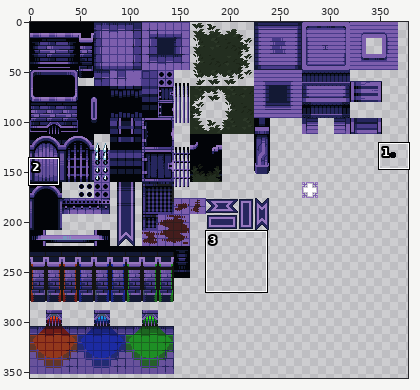
Sprite sheet -- Assets/Sprites/Tiles.png. Above: a wide view before the commit, with the close-up outlined.
Close-up. The starting point:
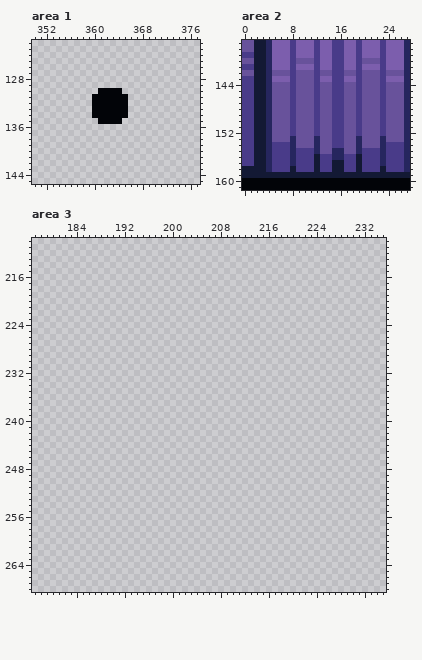
The file is 400x400 pixels. Colours within 5 levels of each other are drawn and written as one. Shown: area 1: x 350..377, y 122..145; area 2: x 0..27, y 137..161; area 3: x 177..235, y 210..268. The wide view leaves out empty margins.
Now the later version:
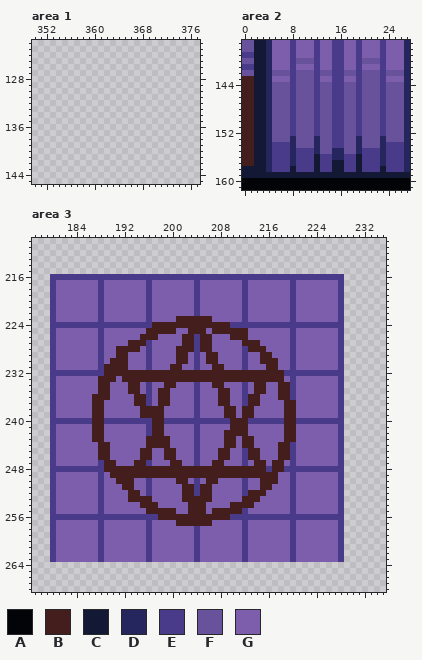
Palette (. is transparent): A #020408  B #441d1d  C #131934  D #26265e  E #493b89  F #68529b  G #7c5ead
The exact change:
Changed rows in their new state; - is an unchanged pixel.
Area 1:
first column x 360:
130 -....-
131 ......
132 ......
133 ......
134 ......
135 -....-
Area 2:
first column x 0:
143 BB
144 BB
145 BB
146 BB
147 BB
148 BB
149 BB
150 BB
151 BB
152 BB
153 BB
154 BB
155 BB
156 BB
157 BB
Area 3:
first column x 180:
216 EEEEEEEEEEEEEEEEEEEEEEEEEEEEEEEEEEEEEEEEEEEEEEEEE
217 EGGGGGGGEGGGGGGGEGGGGGGGEGGGGGGGEGGGGGGGEGGGGGGGE
218 EGGGGGGGEGGGGGGGEGGGGGGGEGGGGGGGEGGGGGGGEGGGGGGGE
219 EGGGGGGGEGGGGGGGEGGGGGGGEGGGGGGGEGGGGGGGEGGGGGGGE
220 EGGGGGGGEGGGGGGGEGGGGGGGEGGGGGGGEGGGGGGGEGGGGGGGE
221 EGGGGGGGEGGGGGGGEGGGGGGGEGGGGGGGEGGGGGGGEGGGGGGGE
222 EGGGGGGGEGGGGGGGEGGGGGGGEGGGGGGGEGGGGGGGEGGGGGGGE
223 EGGGGGGGEGGGGGGGEGGGGBBBBBBGGGGGEGGGGGGGEGGGGGGGE
224 EEEEEEEEEEEEEEEEEBBBBBBBBBBBBBEEEEEEEEEEEEEEEEEEE
225 EGGGGGGGEGGGGGGGBBBBBGGBBBGBBBBBBGGGGGGGEGGGGGGGE
226 EGGGGGGGEGGGGGGBBBGGGGBBEBBGGGBBBGGGGGGGEGGGGGGGE
227 EGGGGGGGEGGGGBBBEGGGGGBBEBBGGGGGBBBGGGGGEGGGGGGGE
228 EGGGGGGGEGGBBBBGEGGGGBBBEBBGGGGGEBBBGGGGEGGGGGGGE
229 EGGGGGGGEGGBBGGGEGGGGBBGEGBBGGGGEGGBBGGGEGGGGGGGE
230 EGGGGGGGEGBBBGGGEGGGGBBGEGBBGGGGEGGBBBGGEGGGGGGGE
231 EGGGGGGGEBBBBGGGEGGGBBGGEGGBBGGGEGGGBBGGEGGGGGGGE
232 EEEEEEEEEBBBBBBBBBBBBBBBBBBBBBBBBBBBBBBEEEEEEEEEE
233 EGGGGGGGBBBGBBBBBBBBBBBBBBBBBBBBBBBBBBBGEGGGGGGGE
234 EGGGGGGGBBGGGBBGEGGBBGGGEGGBBGGGEGBBGGBBEGGGGGGGE
235 EGGGGGGGBBGGGBBGEGBBGGGGEGGGBBGGEGBBGGBBEGGGGGGGE
236 EGGGGGGBBBGGGGBBEGBBGGGGEGGGBBGGEBBGGGBBEGGGGGGGE
237 EGGGGGGBBGGGGGBBEGBBGGGGEGGGBBGGEBBGGGGBBGGGGGGGE
238 EGGGGGGBBGGGGGGBBBBGGGGGEGGGGBBGBBGGGGGBBGGGGGGGE
239 EGGGGGGBBGGGGGGBBBBGGGGGEGGGGBBGBBGGGGGBBGGGGGGGE
240 EEEEEEEBBEEEEEEEEBBEEEEEEEEEEEBBBEEEEEEBBEEEEEEEE
241 EGGGGGGBBGGGGGGGEBBGGGGGEGGGGGBBBGGGGGGBBGGGGGGGE
242 EGGGGGGBBGGGGGGGEBBGGGGGEGGGGBBBBGGGGGGBBGGGGGGGE
243 EGGGGGGBBGGGGGGGBBBBGGGGEGGGGBBGBBGGGGGBBGGGGGGGE
244 EGGGGGGGBBGGGGGGBBBBGGGGEGGGGBBGBBGGGGBBEGGGGGGGE
245 EGGGGGGGBBGGGGGBBGGBBGGGEGGGBBGGEBBGGGBBEGGGGGGGE
246 EGGGGGGGBBGGGGGBBGGBBGGGEGGGBBGGEBBGGGBBEGGGGGGGE
247 EGGGGGGGEBBGGGBBEGGGBBGGEGGBBGGGEGBBGBBGEGGGGGGGE
248 EEEEEEEEEBBBBBBBBBBBBBBBBBBBBBBBBBBBEBBEEEEEEEEEE
249 EGGGGGGGEGBBBBBBBBBBBBBBBBBBBBBBBBBBBBGGEGGGGGGGE
250 EGGGGGGGEGGBBBGGEGGGGBBGEGBBGGGGEGGBBBGGEGGGGGGGE
251 EGGGGGGGEGGGBBGGEGGGGGBBEBBGGGGGEGGBBGGGEGGGGGGGE
252 EGGGGGGGEGGGGBBGEGGGGGBBEBBGGGGGEBBBGGGGEGGGGGGGE
253 EGGGGGGGEGGGGBBBBGGGGGBBBBBGGGGGBBBGGGGGEGGGGGGGE
254 EGGGGGGGEGGGGGGBBBGGGGGBBBGGGGBBBBGGGGGGEGGGGGGGE
255 EGGGGGGGEGGGGGGGBBBBBGGBBBGBBBBBEGGGGGGGEGGGGGGGE
256 EEEEEEEEEEEEEEEEEEBBBBBBBBBBBBEEEEEEEEEEEEEEEEEEE
257 EGGGGGGGEGGGGGGGEGGGGBBBBBBGGGGGEGGGGGGGEGGGGGGGE
258 EGGGGGGGEGGGGGGGEGGGGGGGEGGGGGGGEGGGGGGGEGGGGGGGE
259 EGGGGGGGEGGGGGGGEGGGGGGGEGGGGGGGEGGGGGGGEGGGGGGGE
260 EGGGGGGGEGGGGGGGEGGGGGGGEGGGGGGGEGGGGGGGEGGGGGGGE
261 EGGGGGGGEGGGGGGGEGGGGGGGEGGGGGGGEGGGGGGGEGGGGGGGE
262 EGGGGGGGEGGGGGGGEGGGGGGGEGGGGGGGEGGGGGGGEGGGGGGGE
263 EGGGGGGGEGGGGGGGEGGGGGGGEGGGGGGGEGGGGGGGEGGGGGGGE
Where, in picture pixels (left, top, right, bottom), the same in both close-ups:
erased: (92, 88, 128, 124)
changed: (242, 76, 254, 166)
added: (50, 274, 344, 562)
